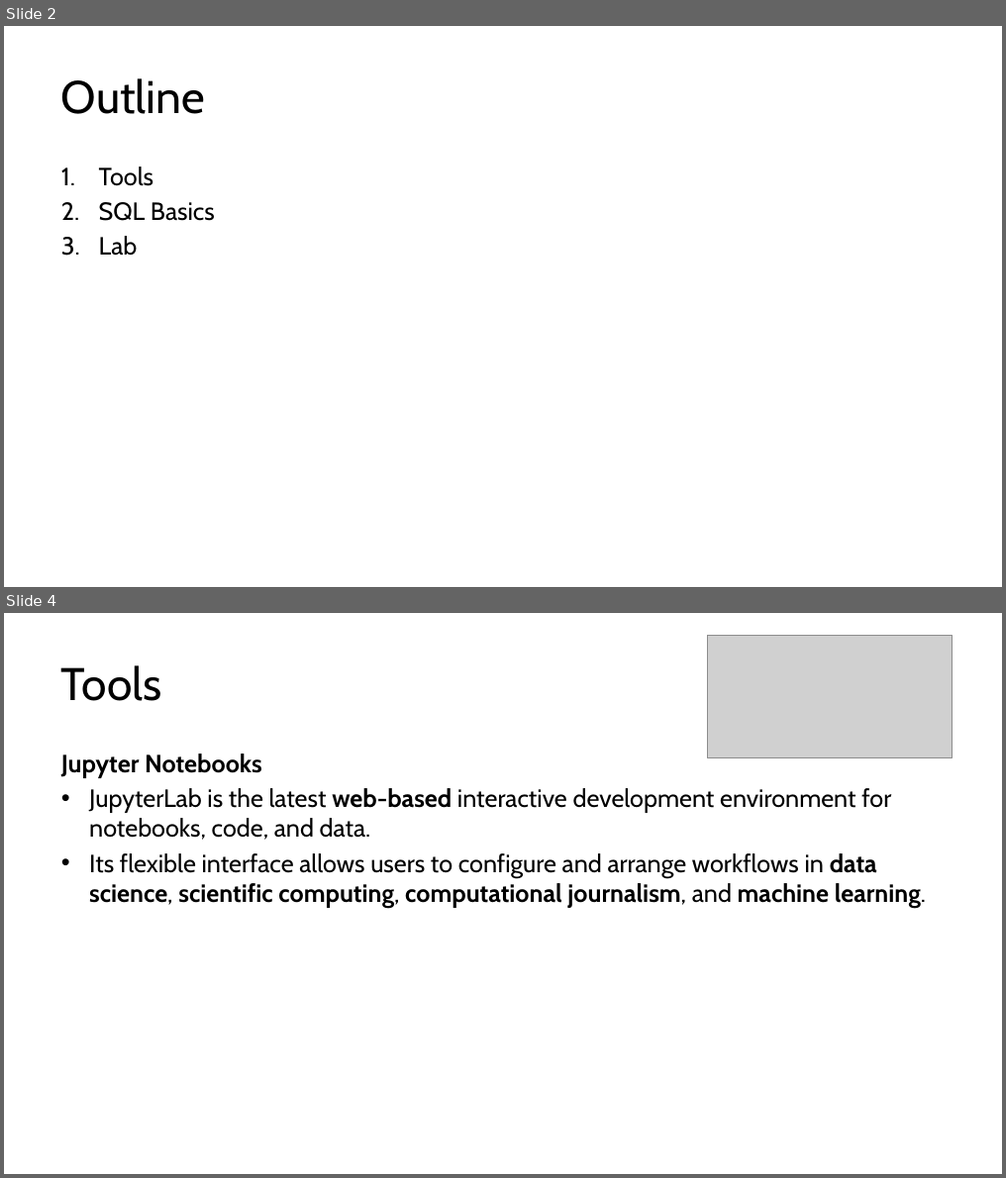
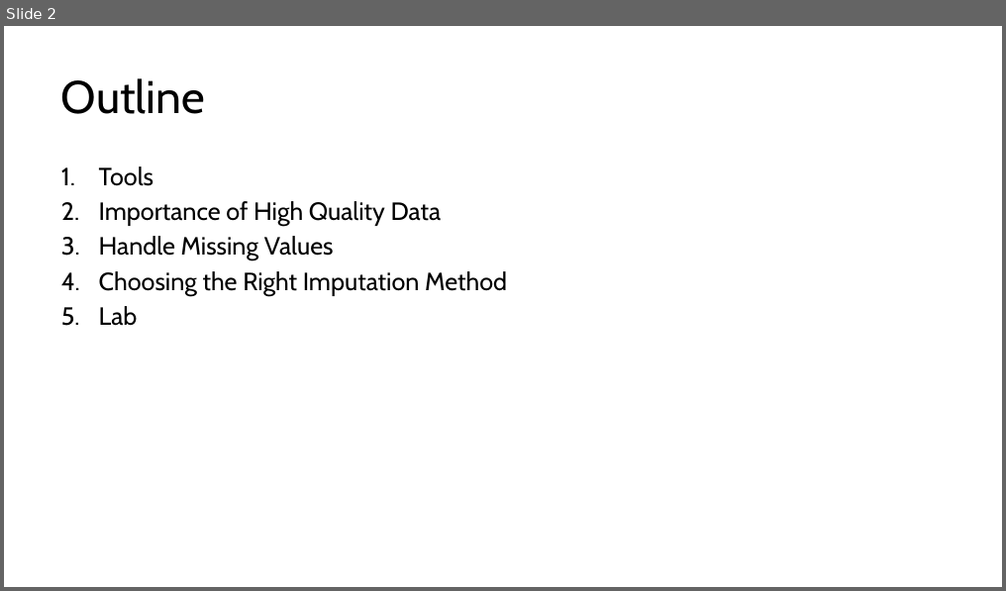
Before and after one commit to kershrita/Data-Science-Roadmap, a slide deck: slides/Session 04 - Planets with pandas & matplotlib.pptx. Shown one above the other, each under a label of ours: slides 2 and 4 before the commit, slide 2 after it; the slides between them are not shown. The pictures are 1006x1178 and 1006x591 pixels, drawn with LibreOffice and Linux fonts; fonts in the diff are those of the drawing; grey boxes stand for pictures. Boxes give left, top, right and bottom in pixels: in the first picture for what was removed or moved away, otherwise in the second. Text is boxed around its words. In the diff, an @@ line names an element or a change of style, - is before the commit and + after.

```diff
--- a/slides/Session 04 - Planets with pandas & matplotlib.pptx
+++ b/slides/Session 04 - Planets with pandas & matplotlib.pptx
@@ slide 4 removed at box(4, 613, 1002, 1174), background #FFFFFF @@
@@ picture removed at box(708, 636, 952, 759) @@
@@ title removed at box(61, 665, 162, 701) @@
-Tools
@@ text removed at box(61, 754, 926, 908) @@
-Jupyter Notebooks
-• JupyterLab is the latest web-based interactive development environment for notebooks, code, and data.
-• Its flexible interface allows users to configure and arrange workflows in data science, scientific computing, computational journalism, and machine learning.
@@ slide 2 changed as well @@
@@ text at box(99, 201, 507, 296): text changed @@
-2. SQL Basics
+2. Importance of High Quality Data
+3. Handle Missing Values
+4. Choosing the Right Imputation Method
```
Also in this commit, not shown: 3 other slides changed, 14 slides added, 12 other slides removed.
